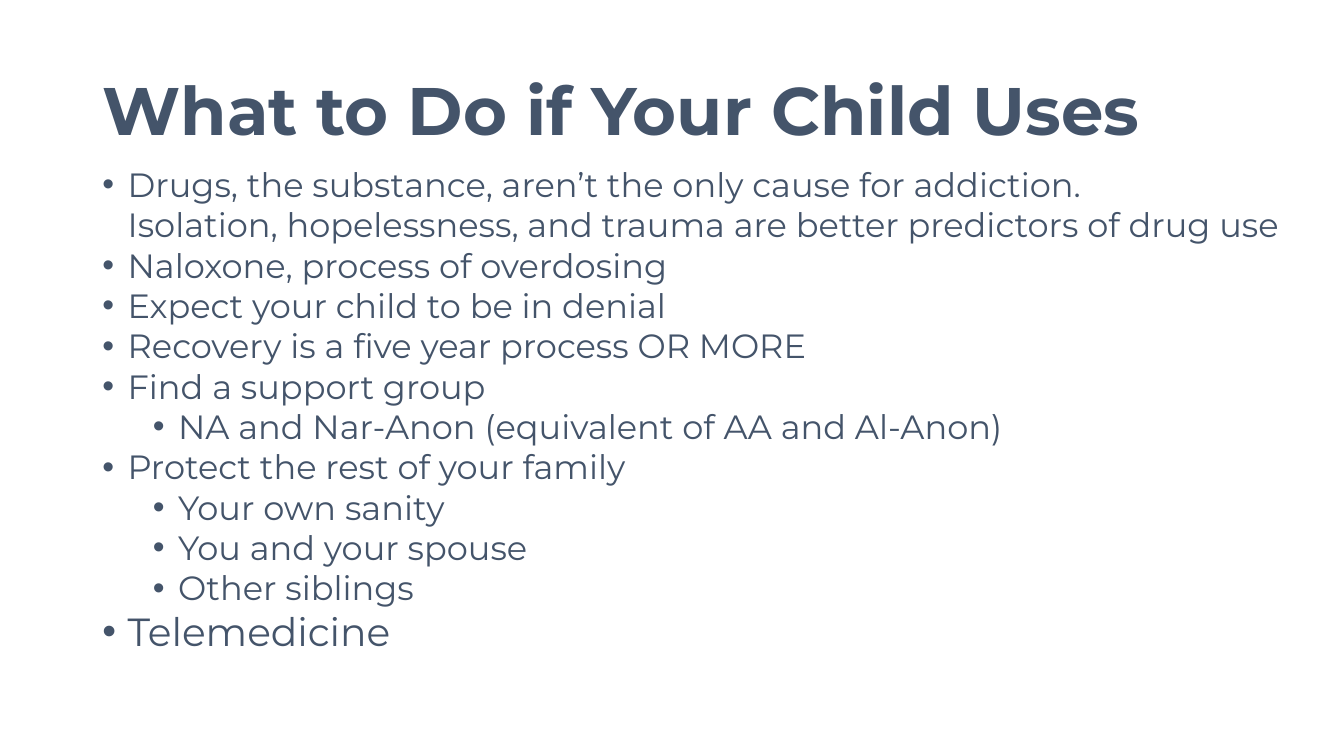
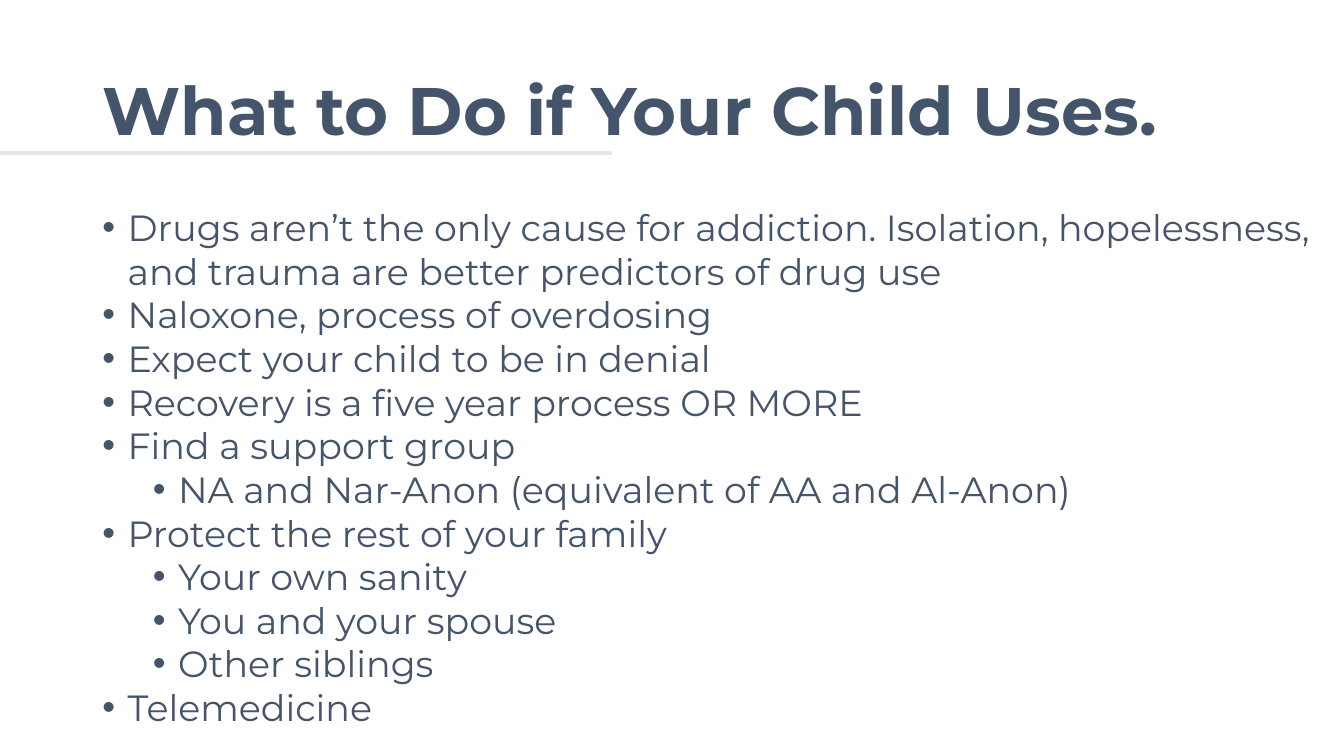
Before and after one commit to avifarah/Know-the-signs-when-and-how-talk-about-drugs, a slide deck: slide 11 of Know the Signs_When and How to Talk about Drugs.pptx. Drawn at 1344x756 pixels with LibreOffice and Linux fonts; fonts in the diff are those of the drawing. Boxes give left, top, right and bottom in pixels: in the first picture for what was removed or moved away, otherwise in the second. Text is boxed around its words. In the diff, an @@ line names an element or a change of style, - is before the commit and + after.

```diff
--- a/Know the Signs_When and How to Talk about Drugs.pptx
+++ b/Know the Signs_When and How to Talk about Drugs.pptx
@@ title at (102, 82, 1157, 136): text changed @@
-What to Do if Your Child Uses
+What to Do if Your Child Uses.
@@ line added from (0, 152) to (612, 152), #E7E6E6 3 pt @@
@@ text "Drugs aren’t the only cause ...": place and size @@
-text "Drugs aren’t the only cause ..." at (128, 172, 1278, 646)
+text "Drugs aren’t the only cause ..." at (128, 214, 1309, 721)
@@ text at (128, 214, 1309, 293): text changed; size 24 to 26 pt @@
-• Drugs, the substance, aren’t the only cause for addiction.
-  Isolation, hopelessness, and trauma are better predictors of drug use
+• Drugs aren’t the only cause for addiction. Isolation, hopelessness, and trauma are better predictors of drug use
@@ text at (128, 301, 1070, 721): size 24 to 26 pt in "Naloxone, process of overdosing", "Expect your child to be in denial", "Recovery is a five year process OR ...", "Find a support group" and 5 more places; size 28 to 26 pt in "Telemedicine" @@
```
Also in this commit, not shown: 14 other slides changed.
